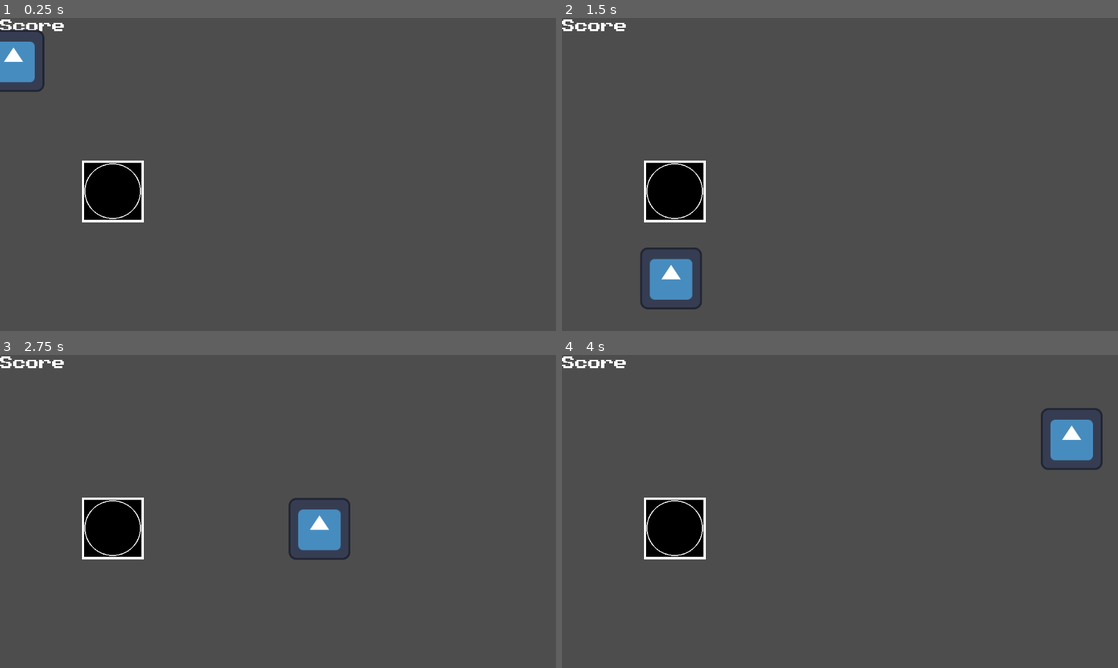
Above: before the commit, frames 1-4 (two rows, left to right).
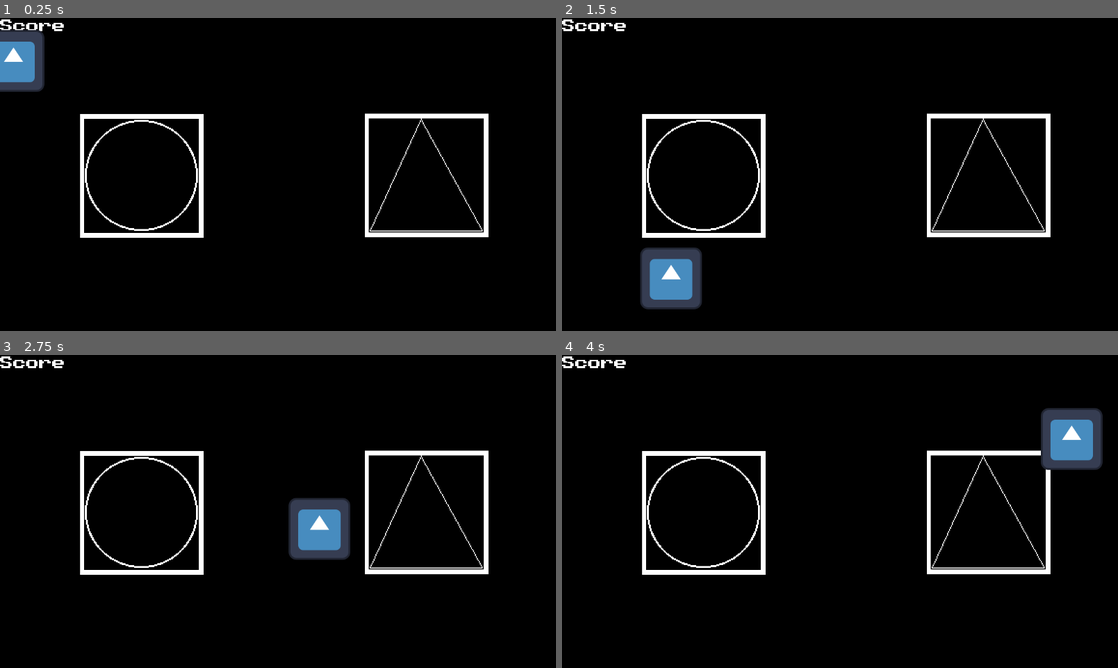
Above: after the commit, the same moments.

Repository: y1z/godot-wild-jam-84-submetions
Game: Godot game, scene res://Scenes/main.tscn
Same seed, same stepped clock (60 frames per second), same inputs: the game is played once before the commit and once after it. The engine's default icon, where the game draws it, is replaced by a stand-in: a white triangle on a blue panel in a dark square.
Inputs (mouse positions are in pixels of both pictures, inside the frame that each line leads up to):
- Up to frame 1 (0.25 s): no input
- Up to frame 2 (1.5 s): tap Enter at 0.5, 1.35 s; move the mouse to (962, 158) at 0.52 s; press the mouse at (962, 158) at 0.53 s; move the mouse to (728, 190) at 1.27 s; release the mouse at (728, 190) at 1.28 s; click (728, 190) at 1.42 s
- Up to frame 3 (2.75 s): move the mouse to (333, 442) at 2.02 s; tap F at 2.1 s; click (333, 442) at 2.17 s
- Up to frame 4 (4 s): move the mouse to (812, 574) at 2.77 s; click (812, 574) at 2.85 s; move the mouse to (1006, 558) at 3.52 s; tap Enter at 3.6 s; click (1006, 558) at 3.67 s

The runs differ from the first frame. In frame 1, 97% of the frame differs, in the area x 0-100%, y 0-100%; in frame 2, 96%; in frame 3, 96%; in frame 4, 96%.

Commit message:
everthign else

Diff:
--- a/Entities/critter.tscn
+++ b/Entities/critter.tscn
@@ -9,8 +9,12 @@
 [node name="Critter" type="CharacterBody2D"]
 script = ExtResource("1_5q6ww")
 
-[node name="Sprite2D" type="Sprite2D" parent="."]
+[node name="Safe Critter Sprite" type="Sprite2D" parent="."]
+unique_name_in_owner = true
 texture = ExtResource("1_3exs8")
+
+[node name="Danger Critter Sprite" type="Sprite2D" parent="."]
+unique_name_in_owner = true
 
 [node name="Critter Hitbox" type="CollisionShape2D" parent="."]
 unique_name_in_owner = true
--- a/Scenes/main.tscn
+++ b/Scenes/main.tscn
@@ -1,8 +1,16 @@
-[gd_scene load_steps=4 format=3 uid="uid://dcj8i1iuuxwol"]
+[gd_scene load_steps=5 format=3 uid="uid://dcj8i1iuuxwol"]
 
 [ext_resource type="FontFile" uid="uid://kkjkpmqub1d2" path="res://Font/PublicPixel.otf" id="1_jjgbg"]
 [ext_resource type="PackedScene" uid="uid://bwksi02isilta" path="res://Entities/critter.tscn" id="2_bo1nx"]
 [ext_resource type="PackedScene" uid="uid://mxhbtsjpjwve" path="res://Entities/critter_grid.tscn" id="3_8gbba"]
+
+[sub_resource type="StyleBoxFlat" id="StyleBoxFlat_8gbba"]
+content_margin_left = 0.0
+content_margin_top = 0.0
+content_margin_right = 0.0
+content_margin_bottom = 0.0
+bg_color = Color(0, 0, 0, 1)
+corner_detail = 1
 
 [node name="Main" type="Node2D"]
 
@@ -11,6 +19,15 @@
 anchors_preset = 0
 offset_right = 40.0
 offset_bottom = 40.0
+
+[node name="Panel" type="Panel" parent="Control"]
+layout_mode = 0
+offset_left = -3.000001
+offset_top = -9.999996
+offset_right = 37.0
+offset_bottom = 30.000004
+scale = Vector2(41.52405, 25.667488)
+theme_override_styles/panel = SubResource("StyleBoxFlat_8gbba")
 
 [node name="Score" type="Label" parent="Control"]
 layout_mode = 1
@@ -23,8 +40,14 @@
 autowrap_mode = 3
 text_overrun_behavior = 1
 
-[node name="Critter" parent="." instance=ExtResource("2_bo1nx")]
+[node name="CritterGrid2" parent="." instance=ExtResource("3_8gbba")]
+position = Vector2(884, 326)
+scale = Vector2(2, 2)
+critter_type = 2
 
 [node name="CritterGrid" parent="." instance=ExtResource("3_8gbba")]
-position = Vector2(234, 359)
+position = Vector2(294, 327)
+scale = Vector2(2, 2)
 critter_type = 1
+
+[node name="Critter" parent="." instance=ExtResource("2_bo1nx")]
--- a/Scripts/critter.gd
+++ b/Scripts/critter.gd
@@ -12,6 +12,9 @@
 @export_group("VARIABLES")
 @export var data:ClassData.CritterData = null
 
+var safe_sprite :Sprite2D
+var danger_sprite :Sprite2D
+
 var rng  := RandomNumberGenerator.new()
 var collision_shape : RectangleShape2D
 #endregion
@@ -23,6 +26,9 @@
 	if data == null:
 		data = ClassData.CritterData.new()
 
+	safe_sprite =%"Safe Critter Sprite"
+	danger_sprite =%"Danger Critter Sprite"
+
 	collision_shape = %"Critter Hitbox".shape;
 	if data.speed < minimum_speed :
 		data.speed = minimum_speed
@@ -32,6 +38,9 @@
 
 	if data.target_area.size.x == 0 && data.target_area.size.y == 0:
 		data.target_area = default_target_area
+
+	if data.type == Enums.critter_type.NONE:
+		data.type = Enums.critter_type.safe
 
 	pass
 
--- a/Scripts/critter_grid.gd
+++ b/Scripts/critter_grid.gd
@@ -20,7 +20,10 @@
 		critter_type = Enums.critter_type.safe
 		print("critter_grid get default assigned")
 
-	EventBus.clicked_with_creature.connect(on_clicked_with_creature)
+	var error_code := EventBus.clicked_with_creature.connect(on_clicked_with_creature)
+
+	if error_code != OK:
+		printerr("[ERROR] %s" % error_code)
 
 	select_the_grid_to_show();
 	pass
@@ -47,9 +50,9 @@
 
 func on_clicked_with_creature(data:EventBus.ClickedWithCreatureData):
 	var should_keep_critter_in_grid:bool = col_shape.get_rect().has_point(to_local(data.global_mouse_pos))
-	if should_keep_critter_in_grid:
+	var has_same_critter_type : bool = data.critter.type == critter_type;
+	if should_keep_critter_in_grid && has_same_critter_type:
 		data.critter.state = Enums.critter_state.stoped
-		pass
 	pass
 
 func on_shit(data : String):
